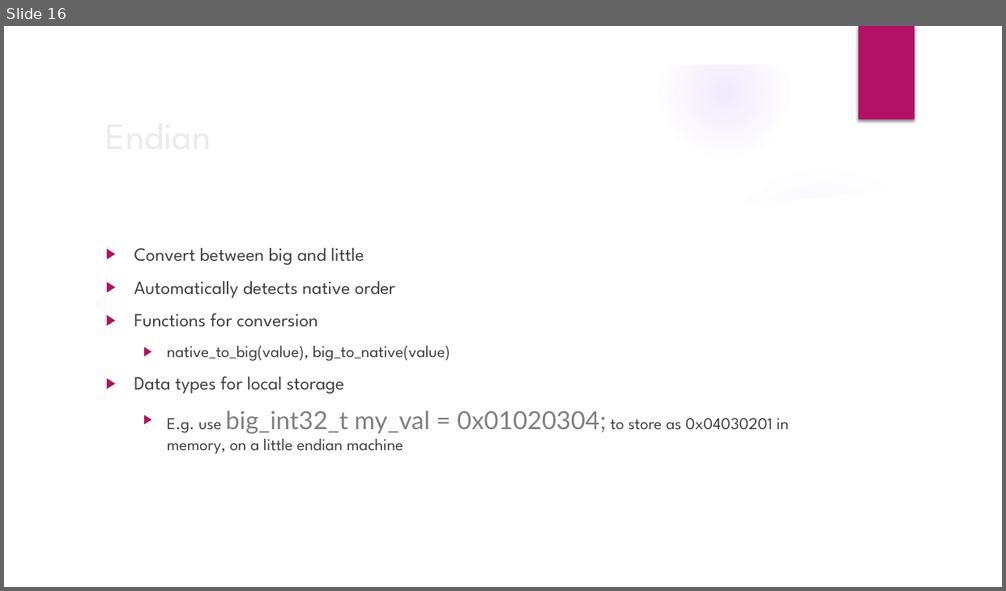
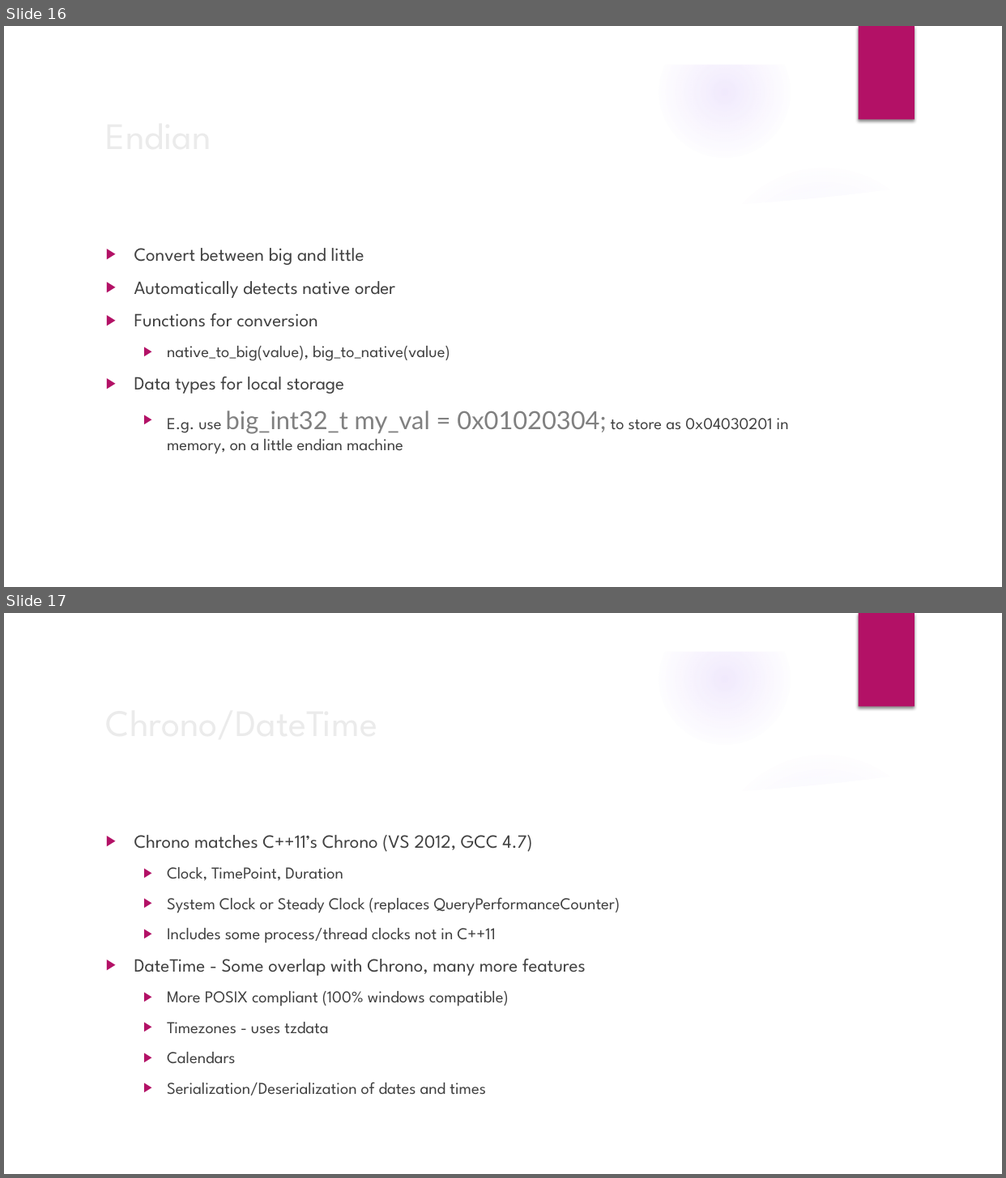
Before and after one commit to teeks99/boost-examples, a slide deck: Boost.pptx. Shown one above the other, each under a label of ours: slide 16 before the commit, slides 16 and 17 after it. The pictures are 1006x591 and 1006x1178 pixels, drawn with LibreOffice and Linux fonts; fonts in the diff are those of the drawing; background and template pictures are left out. Boxes give left, top, right and bottom in pixels: in the first picture for what was removed or moved away, otherwise in the second. Text is boxed around its words. In the diff, an @@ line names an element or a change of style, - is before the commit and + after.

```diff
--- a/Boost.pptx
+++ b/Boost.pptx
@@ slide 17 added at [4, 613, 1002, 1174], background picture (left out); not listed: 9 template elements that a slide beside it also shows @@
@@ title added at [98, 692, 816, 750], 36 pt, text #EBEBEB @@
+Chrono/DateTime
@@ text added at [134, 835, 620, 1096], 16 pt, text #404040 @@
+▶ Chrono matches C++11’s Chrono (VS 2012, GCC 4.7)
+  ▶ Clock, TimePoint, Duration
+  ▶ System Clock or Steady Clock (replaces QueryPerformanceCounter)
+  ▶ Includes some process/thread clocks not in C++11
+▶ DateTime - Some overlap with Chrono, many more features
+  ▶ More POSIX compliant (100% windows compatible)
+  ▶ Timezones - uses tzdata
+  ▶ Calendars
+  ▶ Serialization/Deserialization of dates and times
```
Also in this commit, not shown: 2 slides changed, 5 other slides added, 1 slide removed, 5 other files.
